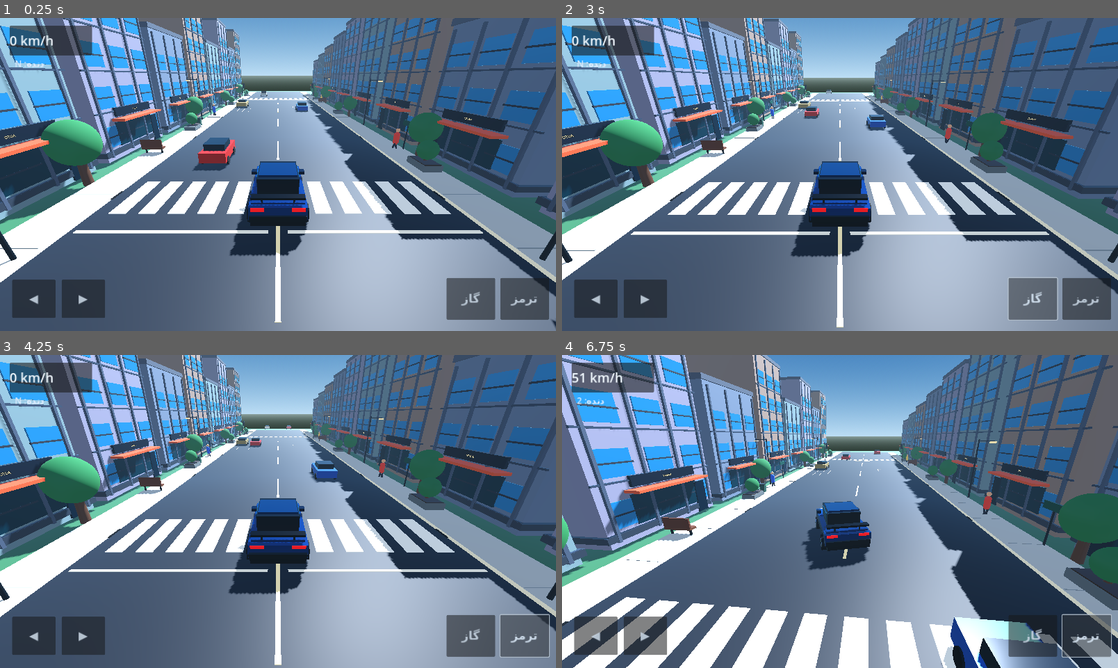
Above: before the commit, frames 1-4 (two rows, left to right).
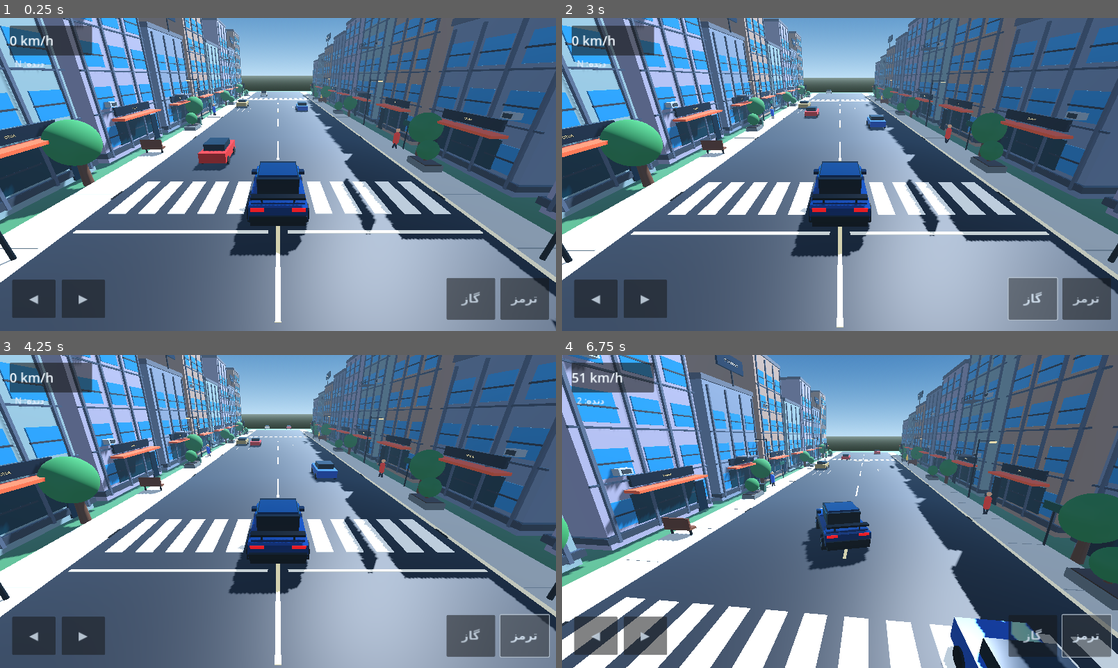
Above: after the commit, the same moments.

Repository: asefmnfdh/CHINOOCK-
Game: Godot game, scene res://Main.tscn
Two runs of this game, one before a commit and one after it. Both use one fixed random seed, a clock stepped at 60 frames per second and the inputs below.
Inputs:
- Up to frame 1 (0.25 s): no input
- Up to frame 2 (3 s): tap Enter at 0.5 s; hold D 0.53-1.25 s; click "◀" at 1.25 s; click "▶" at 2 s; click "گاز" at 2.75 s
- Up to frame 3 (4.25 s): click "ترمز" at 3.5 s
- Up to frame 4 (6.75 s): hold S 4.28-5.03 s; hold D 5.03-5.78 s; hold W 5.78-6.53 s; hold A from 6.53 s (still down)

The runs differ from the first frame. In frame 1, 0.8% of the frame differs, in the area x 13-95%, y 0-70%; in frame 2, 0.8%; in frame 3, 0.8%; in frame 4, 1.8%, in the area x 0-91%, y 0-100%.

Commit message:
Add facade balconies, AC units and rooftop billboards

Diff:
--- a/main.gd
+++ b/main.gd
@@ -370,6 +370,37 @@
 	for unit in range(2):
 		_visual_box(self, "RooftopVent", Vector3(x + float(unit) * 2.5 - 1.25, h + 0.62, z + 1.8), Vector3(1.25, 0.55, 1.1), Color(0.34, 0.38, 0.42), 0.5, 0.6)
 
+	_build_building_extras(x, z, h, road_side, face_x, seed)
+
+func _build_building_extras(x: float, z: float, h: float, road_side: float, face_x: float, seed: int) -> void:
+	# Add depth to selected facades without creating an excessive number of objects.
+	var floors := max(2, int(h / 2.8))
+	if seed % 3 == 0:
+		for floor_index in range(1, floors, 2):
+			var y := 1.05 + float(floor_index) * 2.7
+			var balcony_x := face_x + road_side * 0.72
+			_visual_box(self, "BalconySlab", Vector3(balcony_x, y, z), Vector3(1.25, 0.12, 2.25), Color(0.27, 0.30, 0.34), 0.25, 0.65)
+			_visual_box(self, "BalconyRailTop", Vector3(balcony_x + road_side * 0.55, y + 0.48, z), Vector3(0.07, 0.07, 2.25), Color(0.12, 0.16, 0.20), 0.7, 0.3)
+			for rail_z in [-0.98, -0.33, 0.33, 0.98]:
+				_visual_box(self, "BalconyRailPost", Vector3(balcony_x + road_side * 0.55, y + 0.24, z + rail_z), Vector3(0.06, 0.48, 0.06), Color(0.16, 0.20, 0.24), 0.65, 0.35)
+	if seed % 2 == 0:
+		for floor_index in range(1, floors, 2):
+			var y := 1.25 + float(floor_index) * 2.7
+			_visual_box(self, "ExteriorACUnit", Vector3(face_x + road_side * 0.28, y, z - 2.65), Vector3(0.42, 0.34, 0.72), Color(0.48, 0.52, 0.55), 0.35, 0.7)
+			_visual_box(self, "ACVent", Vector3(face_x + road_side * 0.51, y, z - 2.65), Vector3(0.035, 0.23, 0.48), Color(0.12, 0.15, 0.17), 0.15, 0.8)
+	if seed % 4 == 1:
+		var sign_x := face_x + road_side * 0.22
+		_visual_box(self, "RooftopBillboardPost", Vector3(sign_x, h + 1.15, z), Vector3(0.12, 1.8, 0.12), Color(0.13, 0.16, 0.20), 0.55, 0.4)
+		_visual_box(self, "RooftopBillboard", Vector3(sign_x, h + 2.15, z), Vector3(0.18, 1.25, 4.2), Color(0.035, 0.12, 0.20), 0.35, 0.35)
+		var billboard_text := Label3D.new()
+		billboard_text.text = ["CHINOOCK CITY", "DRIVE SAFE", "OPEN 24 HOURS"][posmod(seed, 3)]
+		billboard_text.font_size = 48
+		billboard_text.pixel_size = 0.006
+		billboard_text.modulate = Color(0.88, 0.94, 1.0)
+		billboard_text.position = Vector3(sign_x + road_side * 0.12, h + 2.15, z)
+		billboard_text.rotation.y = PI * 0.5 if road_side < 0.0 else -PI * 0.5
+		add_child(billboard_text)
+
 func _build_urban_details() -> void:
 	# Sidewalk paving joints, curb stones and drains add scale to the street.
 	for z in range(-116, 120, 4):
